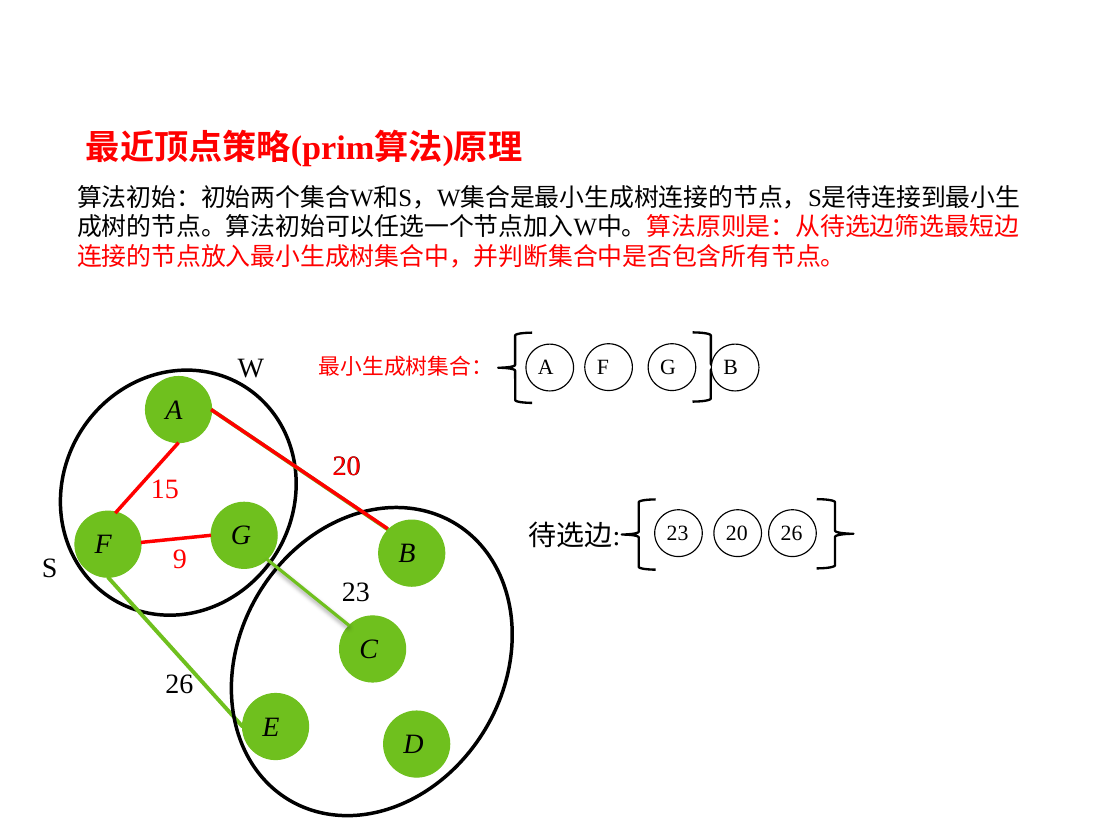
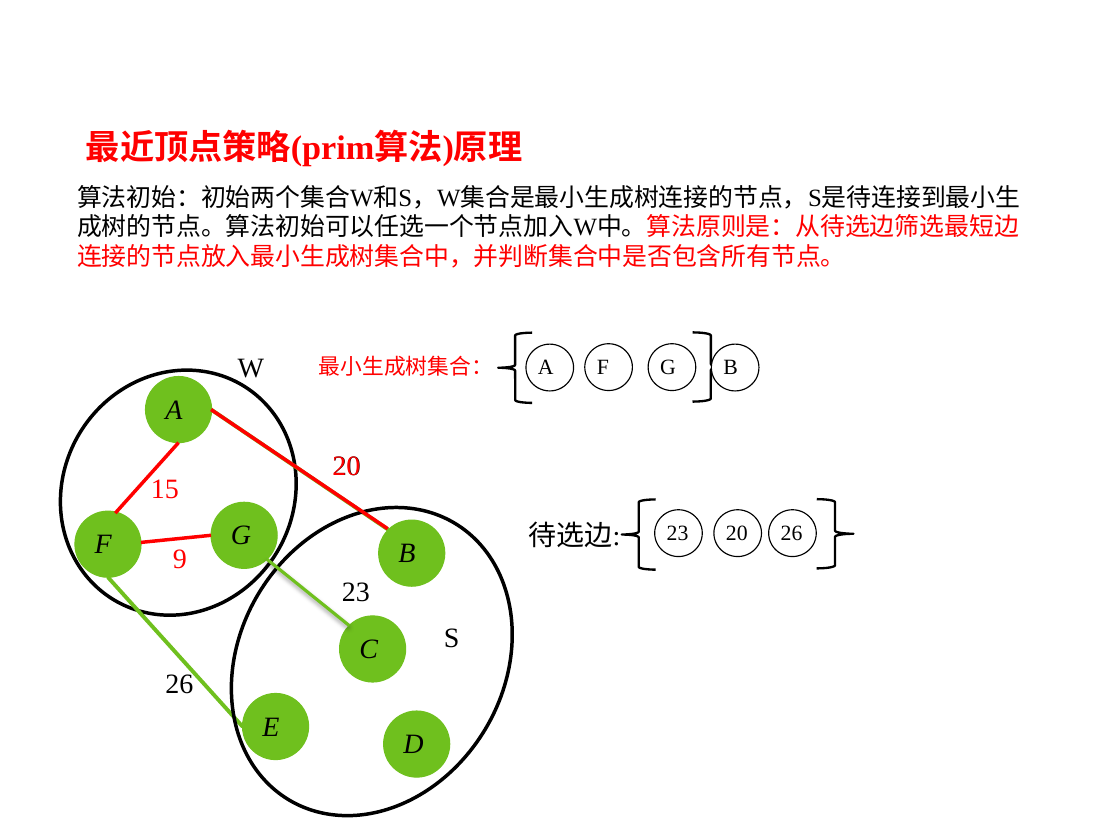
Before and after one commit to liutongling/DP, a slide deck: slide 42 of file/第4章 贪心法.pptx. Drawn at 1120x840 pixels with LibreOffice and Linux fonts; fonts in the diff are those of the drawing; background and template pictures are left out. Boxes give left, top, right and bottom in pixels: in the first picture for what was removed or moved away, otherwise in the second. Text is boxed around its words. In the diff, an @@ line names an element or a change of style, - is before the commit and + after.

```diff
--- a/file/第4章 贪心法.pptx
+++ b/file/第4章 贪心法.pptx
@@ text "S" moved from (x1=42, y1=558, x2=58, y2=578) to (x1=444, y1=628, x2=460, y2=648) @@
```
Also in this commit, not shown: 14 slides added, 2 slides removed, 2 other files.
